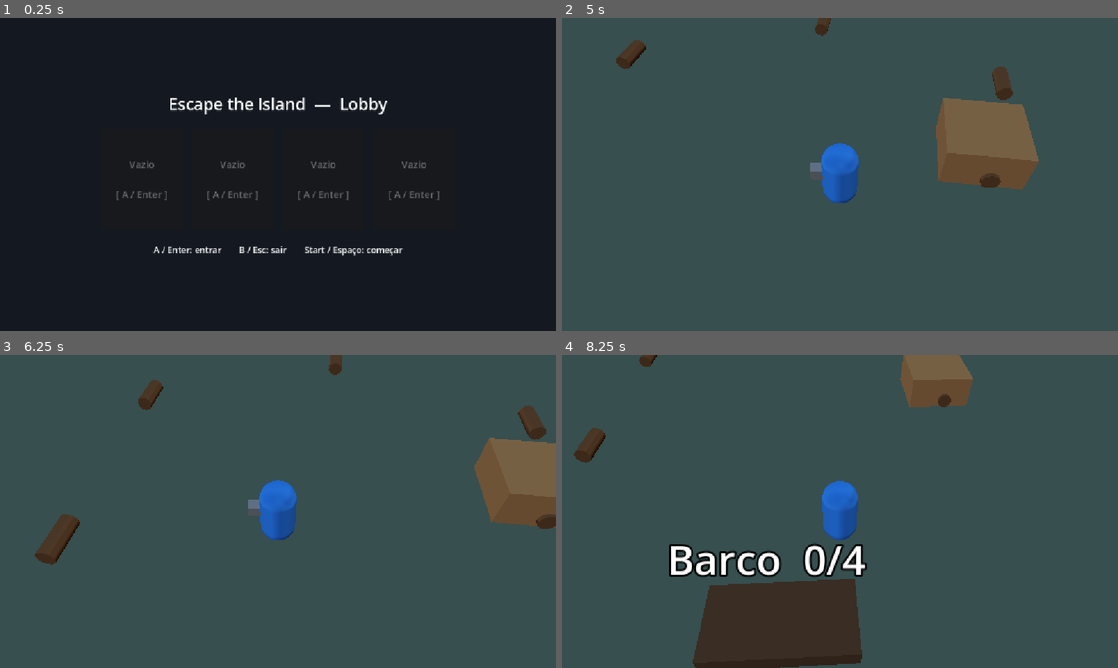
Above: before the commit, frames 1-4 (two rows, left to right).
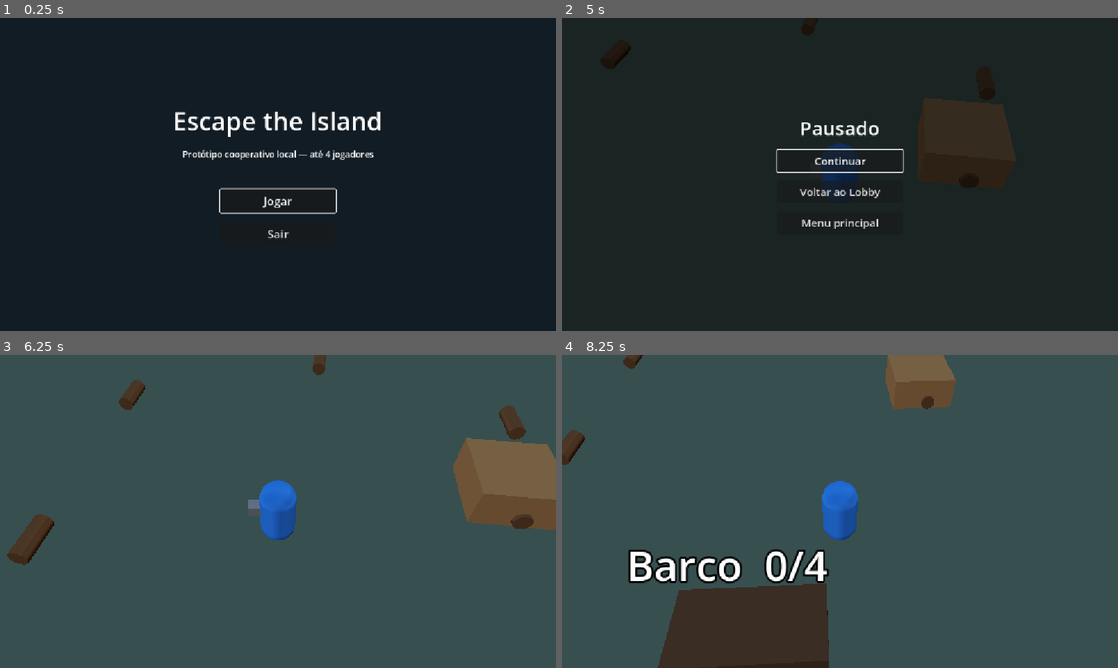
Above: after the commit, the same moments.

Repository: Hashiramaz/multiplayer-godot
Game: Godot game, scene res://scenes/menu/MainMenu.tscn
Same seed, same stepped clock (60 frames per second), same inputs: the game is played once before the commit and once after it. Before the commit the project starts from res://scenes/lobby/Lobby.tscn.
Inputs (mouse positions are in pixels of both pictures, inside the frame that each line leads up to):
- Up to frame 1 (0.25 s): no input
- Up to frame 2 (5 s): click (840, 199) at 0.5 s, where only the run after the commit has a clickable "Jogar"; tap Enter at 1.25, 2.85 s; hold D 1.28-2.03 s; hold E 1.28-2.03 s; tap Space at 1.52, 2.27, 3.77, 4.52 s; hold S 2.03-2.78 s; tap E at 2.1, 3.8 s; hold D 2.78-3.53 s; hold E 2.78-3.53 s; hold W 3.53-4.28 s; tap Keypad Enter at 3.6 s; hold A from 4.28 s (still down); hold E from 4.28 s (still down); tap Backspace at 4.35 s; tap Escape at 4.9 s
- Up to frame 3 (6.25 s): release A at 5 s; release E at 5 s; click (278, 498) at 5 s, where only the run after the commit has a clickable "Continuar"; hold A from 5.78 s (still down); tap E at 5.85 s; tap Space at 6.02 s
- Up to frame 4 (8.25 s): release A at 6.53 s; hold S 6.53-7.28 s; hold E 6.53-7.28 s; hold D 7.28-8.03 s; tap Enter at 7.35 s; tap Space at 7.52 s; tap E at 7.55 s; hold W from 8.03 s (still down); hold E from 8.03 s (still down); tap Keypad Enter at 8.1 s

The runs differ from the first frame. In frame 1, 3.8% of the frame differs, in the area x 20-79%, y 25-76%; in frame 2, 100%, in the area x 0-100%, y 0-100%; in frame 3, 4.3%; in frame 4, 8.3%.

Commit message:
Phase 5: main menu, scene flow, and in-match pause
- MainMenu (new main scene): Play / Quit, controller + keyboard navigable
- GameManager flow: go_to_main_menu / go_to_lobby (clears roster) / start_match
- PauseMenu: CanvasLayer (process_mode ALWAYS) in the Arena; Start/Esc toggles,
  freezes the tree via get_tree().paused; Resume / Lobby / Main menu
- Menus bridge gamepad A to activate the focused button (default ui_accept
  wasn't firing on the pad)
- Docs updated (CLAUDE/ARCHITECTURE/ROADMAP)

Co-Authored-By: Claude Opus 4.8 <noreply@anthropic.com>

Diff:
--- a/autoload/game_manager.gd
+++ b/autoload/game_manager.gd
@@ -1,9 +1,10 @@
 extends Node
 ## Global game state + high-level scene flow (autoload / singleton, like a Unity
-## manager). The state machine expands with the menu flow (Phase 5).
+## manager). Flow: MainMenu -> Lobby -> Arena, with in-match pause.
 
 enum State { BOOT, MENU, LOBBY, PLAYING, PAUSED }
 
+const MAIN_MENU_SCENE: String = "res://scenes/menu/MainMenu.tscn"
 const LOBBY_SCENE: String = "res://scenes/lobby/Lobby.tscn"
 const ARENA_SCENE: String = "res://scenes/arena/Arena.tscn"
 
@@ -12,10 +13,16 @@
 func set_state(new_state: State) -> void:
 	state = new_state
 
+func go_to_main_menu() -> void:
+	set_state(State.MENU)
+	get_tree().change_scene_to_file(MAIN_MENU_SCENE)
+
+func go_to_lobby() -> void:
+	# Fresh lobby each time: clear who joined last session.
+	PlayerManager.clear()
+	set_state(State.LOBBY)
+	get_tree().change_scene_to_file(LOBBY_SCENE)
+
 func start_match() -> void:
 	set_state(State.PLAYING)
 	get_tree().change_scene_to_file(ARENA_SCENE)
-
-func return_to_lobby() -> void:
-	set_state(State.LOBBY)
-	get_tree().change_scene_to_file(LOBBY_SCENE)
--- a/project.godot
+++ b/project.godot
@@ -11,7 +11,7 @@
 [application]
 
 config/name="multiplayer-project"
-run/main_scene="res://scenes/lobby/Lobby.tscn"
+run/main_scene="res://scenes/menu/MainMenu.tscn"
 config/features=PackedStringArray("4.7", "Forward Plus")
 config/icon="res://icon.svg"
 
--- a/scenes/arena/Arena.tscn
+++ b/scenes/arena/Arena.tscn
@@ -1,10 +1,11 @@
-[gd_scene load_steps=15 format=3]
+[gd_scene load_steps=16 format=3]
 
 [ext_resource type="Script" path="res://scripts/arena/arena.gd" id="arena"]
 [ext_resource type="PackedScene" path="res://scenes/player/Player.tscn" id="player_scene"]
 [ext_resource type="Script" path="res://scripts/camera/camera_rig.gd" id="cam"]
 [ext_resource type="PackedScene" path="res://scenes/interactables/BoatStation.tscn" id="boat"]
 [ext_resource type="PackedScene" path="res://scenes/interactables/Carriable.tscn" id="log"]
+[ext_resource type="PackedScene" path="res://scenes/ui/PauseMenu.tscn" id="pause"]
 
 [sub_resource type="ProceduralSkyMaterial" id="sky_mat"]
 
@@ -109,3 +110,5 @@
 [node name="Camera3D" type="Camera3D" parent="CameraRig"]
 transform = Transform3D(1, 0, 0, 0, 0.707, 0.707, 0, -0.707, 0.707, 0, 12, 12)
 fov = 45.0
+
+[node name="PauseMenu" parent="." instance=ExtResource("pause")]
--- /dev/null
+++ b/scenes/menu/MainMenu.tscn
@@ -0,0 +1,55 @@
+[gd_scene load_steps=2 format=3]
+
+[ext_resource type="Script" path="res://scripts/ui/main_menu.gd" id="1_menu"]
+
+[node name="MainMenu" type="Control"]
+layout_mode = 3
+anchors_preset = 15
+anchor_right = 1.0
+anchor_bottom = 1.0
+script = ExtResource("1_menu")
+
+[node name="Bg" type="ColorRect" parent="."]
+layout_mode = 1
+anchors_preset = 15
+anchor_right = 1.0
+anchor_bottom = 1.0
+color = Color(0.07, 0.11, 0.14, 1)
+
+[node name="VBox" type="VBoxContainer" parent="."]
+layout_mode = 1
+anchors_preset = 15
+anchor_right = 1.0
+anchor_bottom = 1.0
+alignment = 1
+theme_override_constants/separation = 20
+
+[node name="Title" type="Label" parent="VBox"]
+layout_mode = 2
+theme_override_font_sizes/font_size = 52
+text = "Escape the Island"
+horizontal_alignment = 1
+
+[node name="Subtitle" type="Label" parent="VBox"]
+layout_mode = 2
+theme_override_font_sizes/font_size = 18
+text = "Protótipo cooperativo local — até 4 jogadores"
+horizontal_alignment = 1
+
+[node name="Spacer" type="Control" parent="VBox"]
+custom_minimum_size = Vector2(0, 20)
+layout_mode = 2
+
+[node name="Play" type="Button" parent="VBox"]
+layout_mode = 2
+size_flags_horizontal = 4
+custom_minimum_size = Vector2(240, 48)
+theme_override_font_sizes/font_size = 24
+text = "Jogar"
+
+[node name="Quit" type="Button" parent="VBox"]
+layout_mode = 2
+size_flags_horizontal = 4
+custom_minimum_size = Vector2(240, 48)
+theme_override_font_sizes/font_size = 24
+text = "Sair"
--- /dev/null
+++ b/scenes/ui/PauseMenu.tscn
@@ -0,0 +1,55 @@
+[gd_scene load_steps=2 format=3]
+
+[ext_resource type="Script" path="res://scripts/ui/pause_menu.gd" id="1_pause"]
+
+[node name="PauseMenu" type="CanvasLayer"]
+process_mode = 3
+script = ExtResource("1_pause")
+
+[node name="Panel" type="Control" parent="."]
+layout_mode = 3
+anchors_preset = 15
+anchor_right = 1.0
+anchor_bottom = 1.0
+
+[node name="Dim" type="ColorRect" parent="Panel"]
+layout_mode = 1
+anchors_preset = 15
+anchor_right = 1.0
+anchor_bottom = 1.0
+color = Color(0, 0, 0, 0.55)
+
+[node name="VBox" type="VBoxContainer" parent="Panel"]
+layout_mode = 1
+anchors_preset = 15
+anchor_right = 1.0
+anchor_bottom = 1.0
+alignment = 1
+theme_override_constants/separation = 18
+
+[node name="Label" type="Label" parent="Panel/VBox"]
+layout_mode = 2
+theme_override_font_sizes/font_size = 40
+text = "Pausado"
+horizontal_alignment = 1
+
+[node name="Resume" type="Button" parent="Panel/VBox"]
+layout_mode = 2
+size_flags_horizontal = 4
+custom_minimum_size = Vector2(260, 46)
+theme_override_font_sizes/font_size = 22
+text = "Continuar"
+
+[node name="Lobby" type="Button" parent="Panel/VBox"]
+layout_mode = 2
+size_flags_horizontal = 4
+custom_minimum_size = Vector2(260, 46)
+theme_override_font_sizes/font_size = 22
+text = "Voltar ao Lobby"
+
+[node name="Menu" type="Button" parent="Panel/VBox"]
+layout_mode = 2
+size_flags_horizontal = 4
+custom_minimum_size = Vector2(260, 46)
+theme_override_font_sizes/font_size = 22
+text = "Menu principal"
--- /dev/null
+++ b/scripts/ui/main_menu.gd
@@ -0,0 +1,23 @@
+extends Control
+## Title screen. Buttons are navigable by keyboard and controller out of the box
+## (Godot's default ui_up/down/accept cover arrows/Enter and D-pad/A).
+
+func _ready() -> void:
+	GameManager.set_state(GameManager.State.MENU)
+	var play := $VBox/Play as Button
+	var quit := $VBox/Quit as Button
+	play.pressed.connect(GameManager.go_to_lobby)
+	quit.pressed.connect(_on_quit)
+	play.grab_focus()
+
+## The default ui_accept isn't firing on the gamepad's A here, so bridge it:
+## pressing A activates whatever button currently has focus.
+func _input(event: InputEvent) -> void:
+	if event is InputEventJoypadButton and event.pressed and event.button_index == JOY_BUTTON_A:
+		var focused := get_viewport().gui_get_focus_owner()
+		if focused is BaseButton:
+			get_viewport().set_input_as_handled()
+			(focused as BaseButton).pressed.emit()
+
+func _on_quit() -> void:
+	get_tree().quit()
--- /dev/null
+++ b/scripts/ui/pause_menu.gd
@@ -0,0 +1,56 @@
+extends CanvasLayer
+## In-match pause overlay. Lives inside the Arena and runs with process_mode ALWAYS
+## so it keeps receiving input while the rest of the tree is frozen by
+## get_tree().paused. Toggle: Start (gamepad) / Esc (keyboard).
+
+@onready var panel: Control = $Panel
+@onready var resume_button: Button = $Panel/VBox/Resume
+
+func _ready() -> void:
+	panel.visible = false
+	resume_button.pressed.connect(_resume)
+	($Panel/VBox/Lobby as Button).pressed.connect(_go_lobby)
+	($Panel/VBox/Menu as Button).pressed.connect(_go_menu)
+
+func _input(event: InputEvent) -> void:
+	if _is_toggle(event):
+		get_viewport().set_input_as_handled()
+		if get_tree().paused:
+			_resume()
+		else:
+			_pause()
+		return
+	# While paused, bridge the gamepad's A to activate the focused button
+	# (the default ui_accept isn't firing on the pad here).
+	if get_tree().paused and event is InputEventJoypadButton and event.pressed \
+			and event.button_index == JOY_BUTTON_A:
+		var focused := get_viewport().gui_get_focus_owner()
+		if focused is BaseButton:
+			get_viewport().set_input_as_handled()
+			(focused as BaseButton).pressed.emit()
+
+func _is_toggle(event: InputEvent) -> bool:
+	if event is InputEventJoypadButton and event.pressed and event.button_index == JOY_BUTTON_START:
+		return true
+	if event is InputEventKey and event.pressed and not event.echo and event.keycode == KEY_ESCAPE:
+		return true
+	return false
+
+func _pause() -> void:
+	get_tree().paused = true
+	GameManager.set_state(GameManager.State.PAUSED)
+	panel.visible = true
+	resume_button.grab_focus()
+
+func _resume() -> void:
+	get_tree().paused = false
+	GameManager.set_state(GameManager.State.PLAYING)
+	panel.visible = false
+
+func _go_lobby() -> void:
+	get_tree().paused = false
+	GameManager.go_to_lobby()
+
+func _go_menu() -> void:
+	get_tree().paused = false
+	GameManager.go_to_main_menu()
Not shown, added: scripts/ui/main_menu.gd.uid
Not shown, added: scripts/ui/pause_menu.gd.uid
Not shown, changed: CLAUDE.md
Not shown, changed: docs/ARCHITECTURE.md
Not shown, changed: docs/ROADMAP.md
